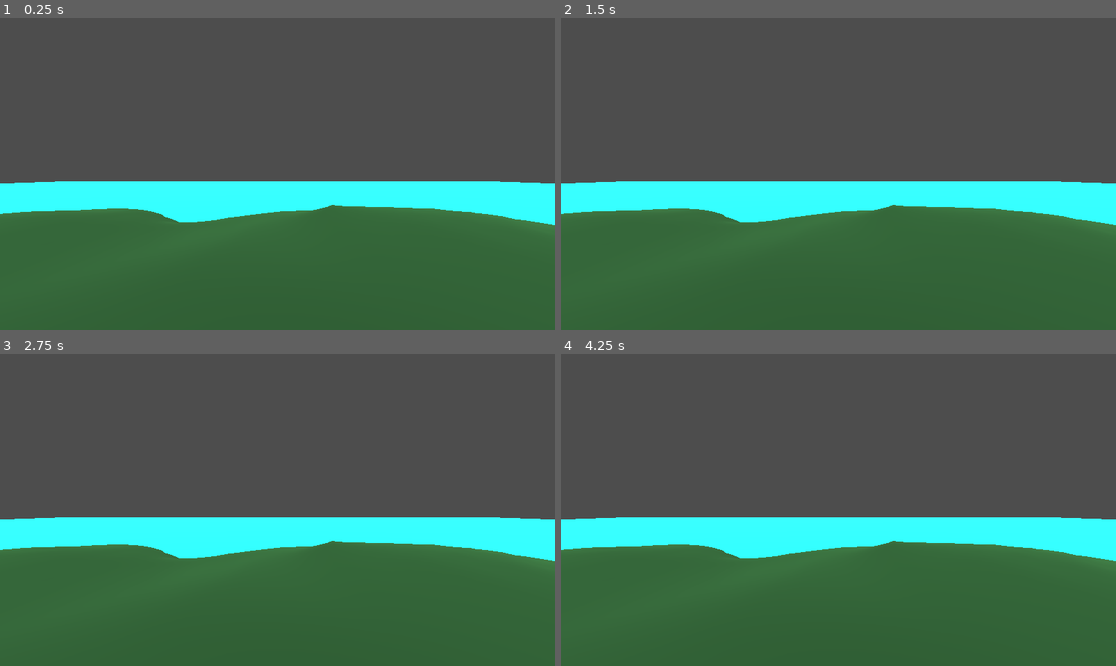
Above: before the commit, frames 1-4 (two rows, left to right).
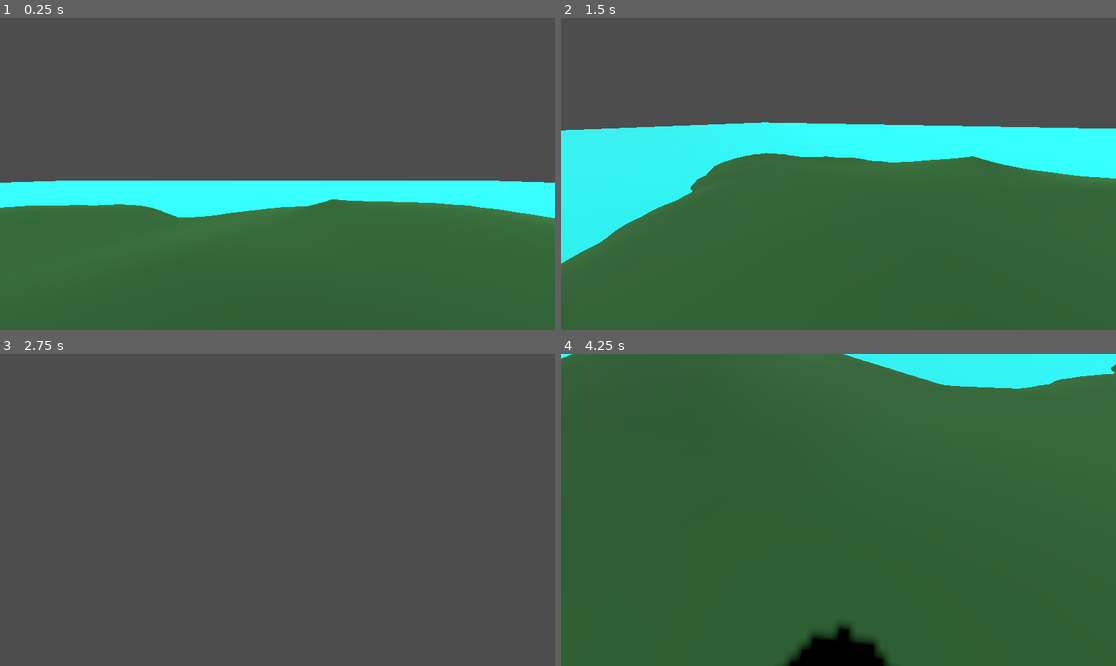
Above: after the commit, the same moments.

Repository: sondrejk/godot_projects
Game: Godot game, scene res://Main.tscn
Two runs of this game, one before a commit and one after it. Both use one fixed random seed, a clock stepped at 60 frames per second and the inputs below.
Inputs (mouse positions are in pixels of both pictures, inside the frame that each line leads up to):
- Up to frame 1 (0.25 s): no input
- Up to frame 2 (1.5 s): move the mouse to (960, 158) at 0.52 s; hold D (move_right) 0.53-1.28 s; tap Space (jump) at 0.6, 0.77, 1.07, 1.35 s; move the mouse to (727, 189) at 1.27 s; hold S (move_back) from 1.28 s (still down)
- Up to frame 3 (2.75 s): tap Space (jump) at 1.52, 1.82, 2.1 s; move the mouse to (333, 441) at 2.02 s; release S (move_back) at 2.03 s; hold D (move_right) from 2.03 s (still down)
- Up to frame 4 (4.25 s): tap Enter at 2.75 s; move the mouse to (810, 572) at 2.77 s; release D (move_right) at 2.78 s; hold W (move_forward) 2.78-3.53 s; tap Space (jump) at 2.85, 3.02, 3.32, 3.6, 3.77, 4.07 s; move the mouse to (1005, 556) at 3.52 s; hold A (move_left) from 3.53 s (still down)

The runs differ from the first frame. In frame 1, 1.9% of the frame differs, in the area x 0-100%, y 52-67%; in frame 2, 27%; in frame 3, 48%; in frame 4, 61%, in the area x 0-100%, y 0-100%.

Commit message:
Proper mouse movement, walking, jumping and gravity

Diff:
--- a/Zenva survival game/Player.gd
+++ b/Zenva survival game/Player.gd
@@ -13,16 +13,35 @@
 var mouse_direction : Vector2
 
 func _ready():
+
+	Input.mouse_mode = Input.MOUSE_MODE_CONFINED_HIDDEN
+
 	camera = get_node("Camera3D")
 	head = get_node("Head")
 	remove_child(camera)
 	get_node("/root/Main").add_child.call_deferred(camera)
 
 func _input(event):
-	pass
+	if event is InputEventMouseMotion:
+		camera.rotation_degrees.x += event.relative.y * -look_sensitivity
+		camera.rotation_degrees.x = clamp(camera.rotation_degrees.x, min_x_rotation, max_x_rotation)
+		camera.rotation_degrees.y += event.relative.x * -look_sensitivity
 
 func _process(delta):
 	camera.position = head.global_position
 
 func _physics_process(delta):
-	pass
+
+	if not is_on_floor():
+		velocity.y -= gravity * delta
+
+	if Input.is_action_just_pressed("jump") and is_on_floor():
+		velocity.y = jump_force
+
+	var input = Input.get_vector("move_left", "move_right", "move_forward", "move_back")
+	var direction = camera.basis.z * input.y + camera.basis.x * input.x
+	direction.y = 0
+	direction = direction.normalized()
+	velocity.x = direction.x * move_speed
+	velocity.z = direction.z * move_speed
+	move_and_slide()
--- a/Zenva survival game/project.godot
+++ b/Zenva survival game/project.godot
@@ -1,3 +1,11 @@
+; Engine configuration file.
+; It's best edited using the editor UI and not directly,
+; since the parameters that go here are not all obvious.
+;
+; Format:
+;   [section] ; section goes between []
+;   param=value ; assign values to parameters
+
 config_version=5
 
 [application]
Not shown, added: Zenva survival game/Mai2C4A.tmp
